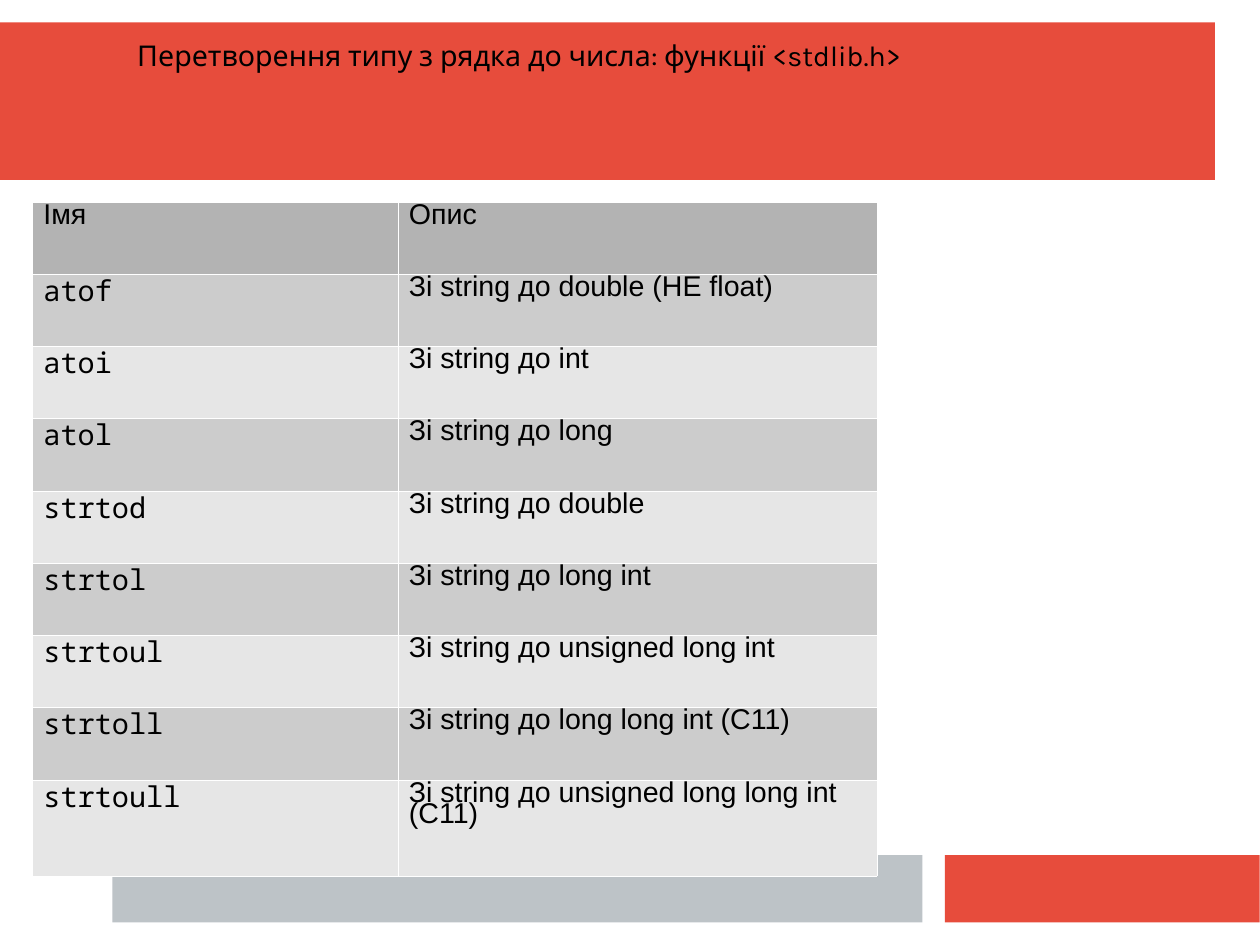
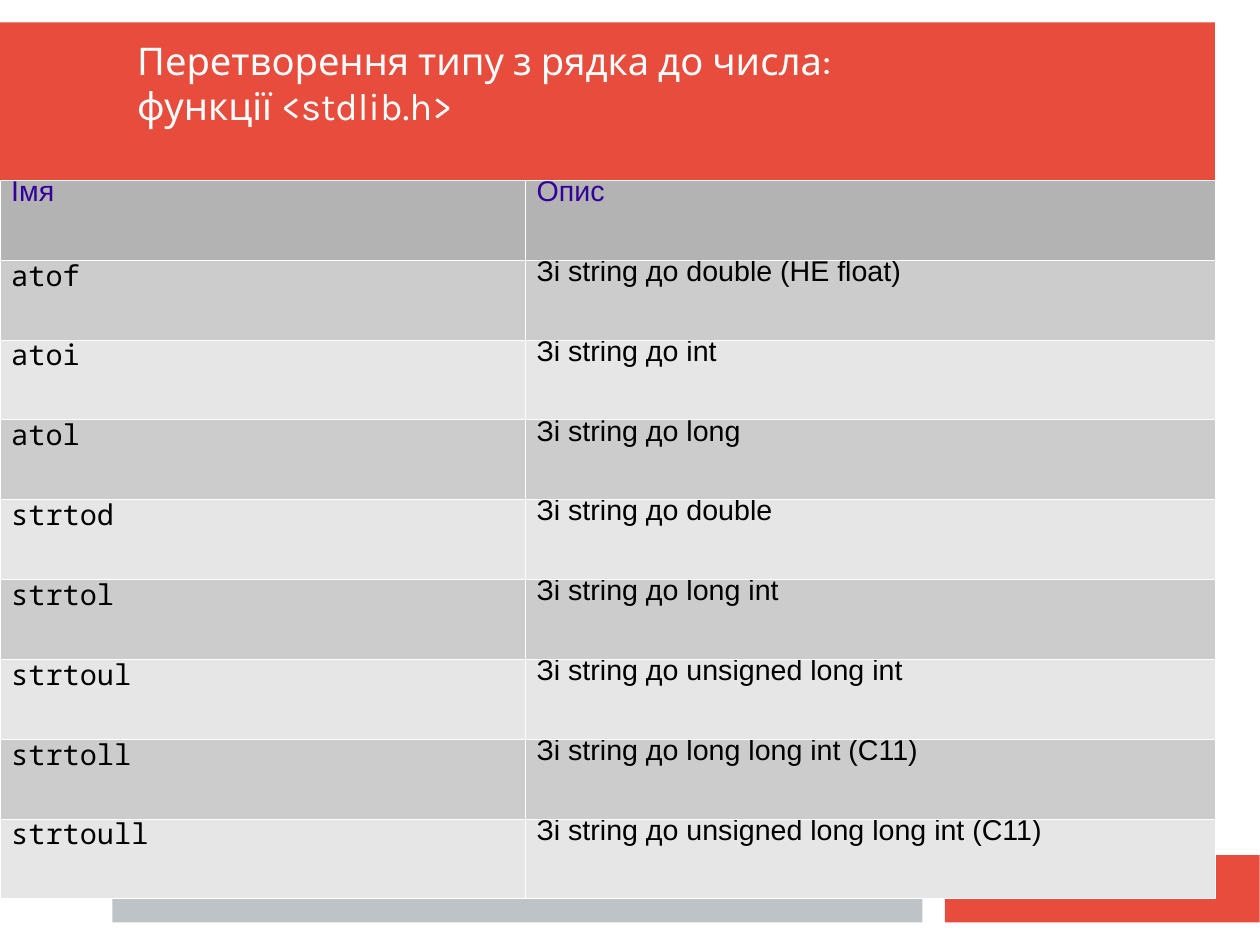
Before and after one commit to mecchmatProjects/CppCourse, a slide deck: slide 39 of Lect03/CppTutorUkr2.ppt. Drawn at 1260x945 pixels with LibreOffice and Linux fonts; fonts in the diff are those of the drawing. Boxes give left, top, right and bottom in pixels: in the first picture for what was removed or moved away, otherwise in the second. Text is boxed around its words. In the diff, an @@ line names an element or a change of style, - is before the commit and + after.

```diff
--- a/Lect03/CppTutorUkr2.ppt
+++ b/Lect03/CppTutorUkr2.ppt
@@ text at box(137, 48, 822, 129): text changed; size 18 to 24 pt; text colour #000000 to #FFFFFF @@
-Перетворення типу з рядка до числа: функції <stdlib.h>
+Перетворення типу з рядка до числа:
+функції <stdlib.h>
@@ table at box(0, 180, 1215, 898) @@
@@ text colour #000000 to #330099 in "Імя", "Опис" @@
@@ line spacing 0.66 to 0.62 @@
@@ line spacing 0.7 to 0.66 @@
@@ table: place and size @@
-table at box(32, 201, 878, 876)
+table at box(0, 180, 1215, 898)
```
Also in this commit, not shown: 14 other slides changed, 1 slide added, 1 slide removed, 3 other files.
